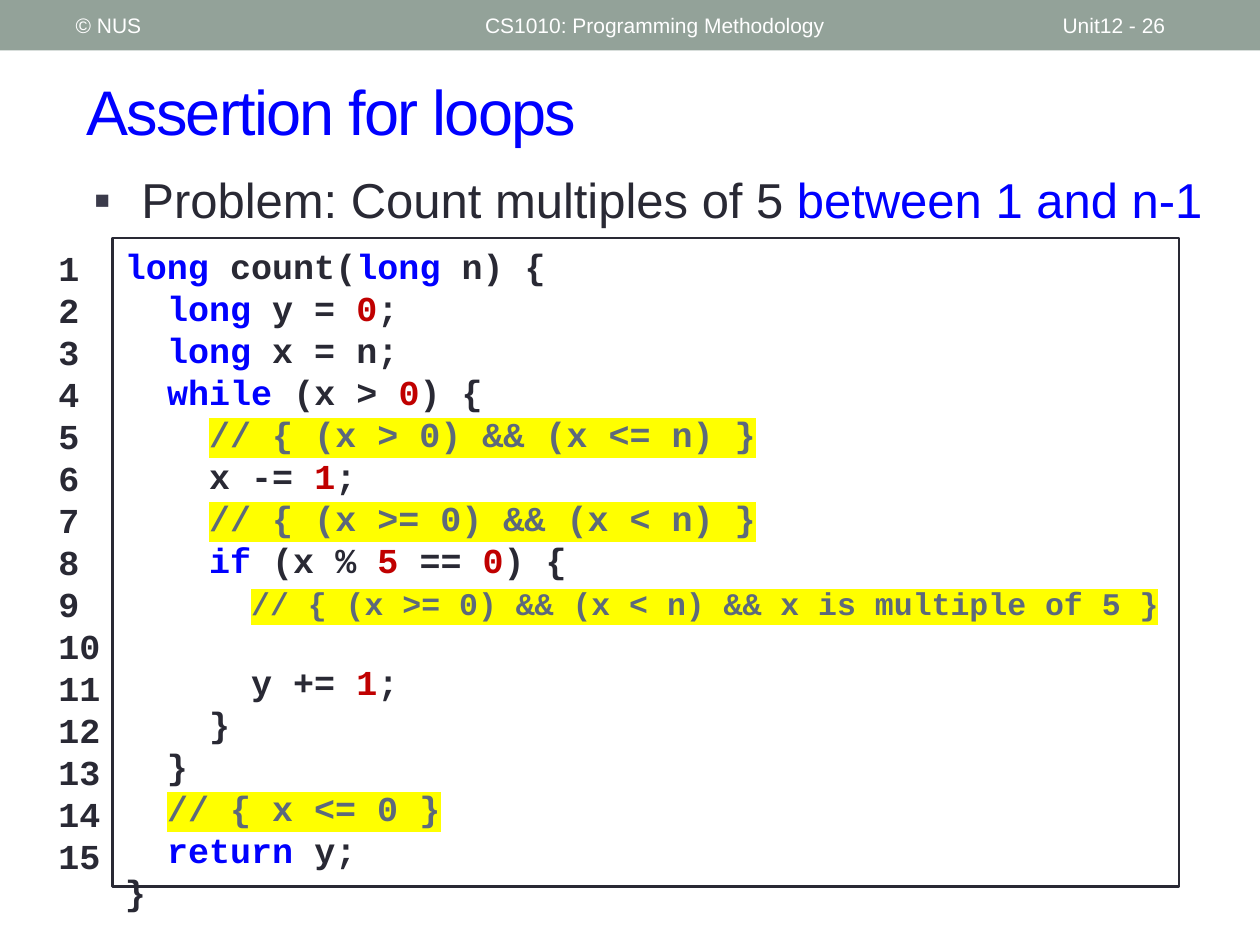
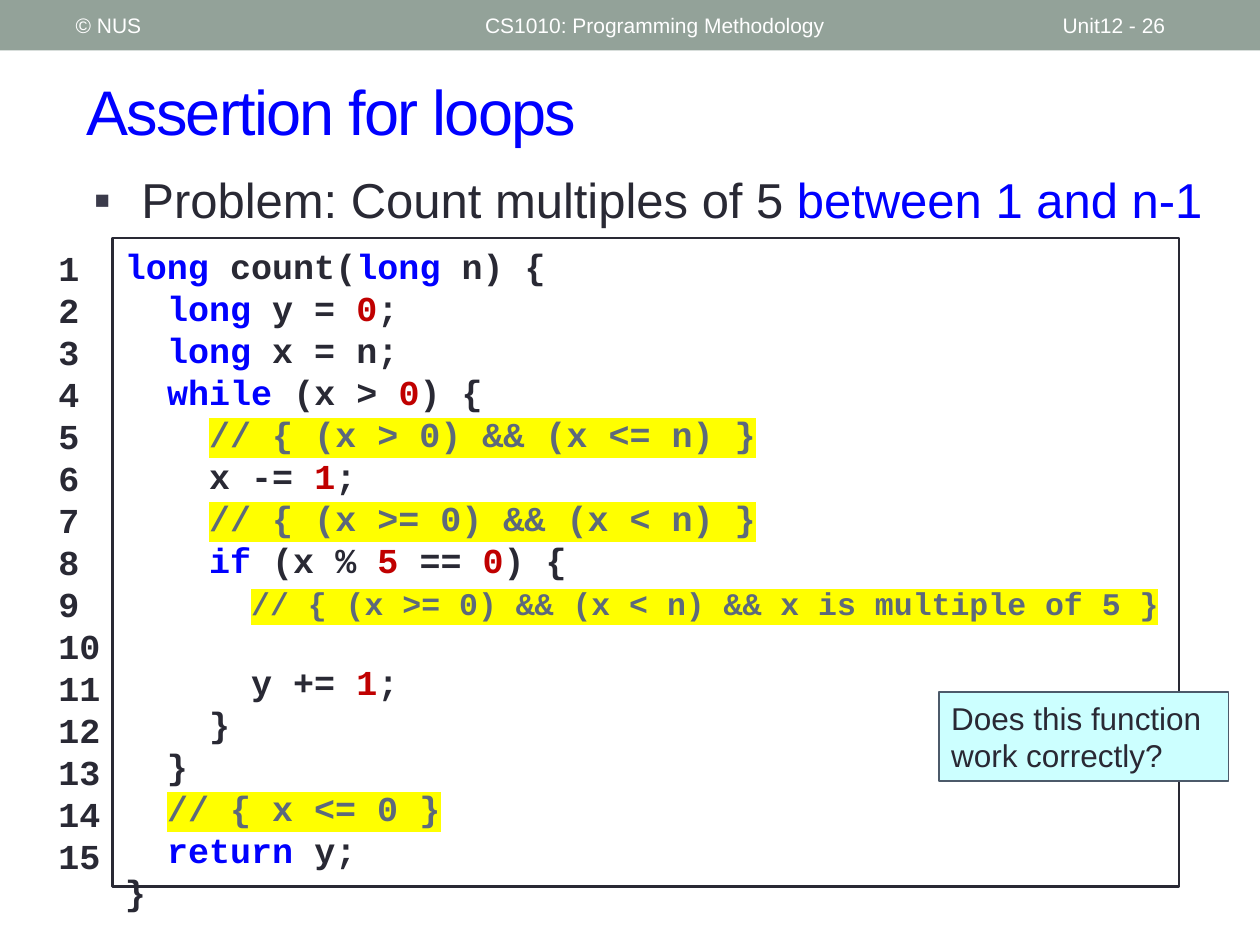
Before and after one commit to nus-cs1010-2425-s2/website, a slide deck: slide 26 of slides/Week5.pptx. Drawn at 1260x945 pixels with LibreOffice and Linux fonts; fonts in the diff are those of the drawing. Boxes give left, top, right and bottom in pixels: in the first picture for what was removed or moved away, otherwise in the second. Text is boxed around its words. In the diff, an @@ line names an element or a change of style, - is before the commit and + after.

```diff
--- a/slides/Week5.pptx
+++ b/slides/Week5.pptx
@@ rectangle added at [939, 692, 1228, 781], fill #CCFFFF, outline #4C5A6A 1 pt, 18 pt, text #292934 @@
+Does this function work correctly?
```
Also in this commit, not shown: 18 other files.
